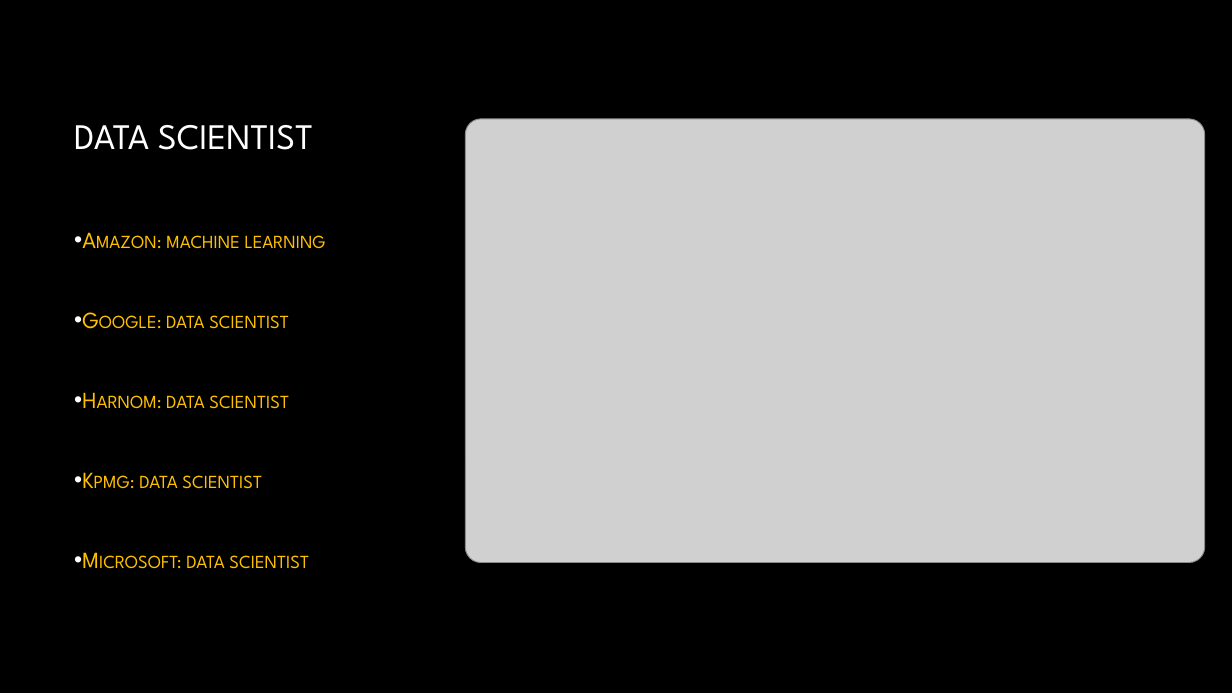
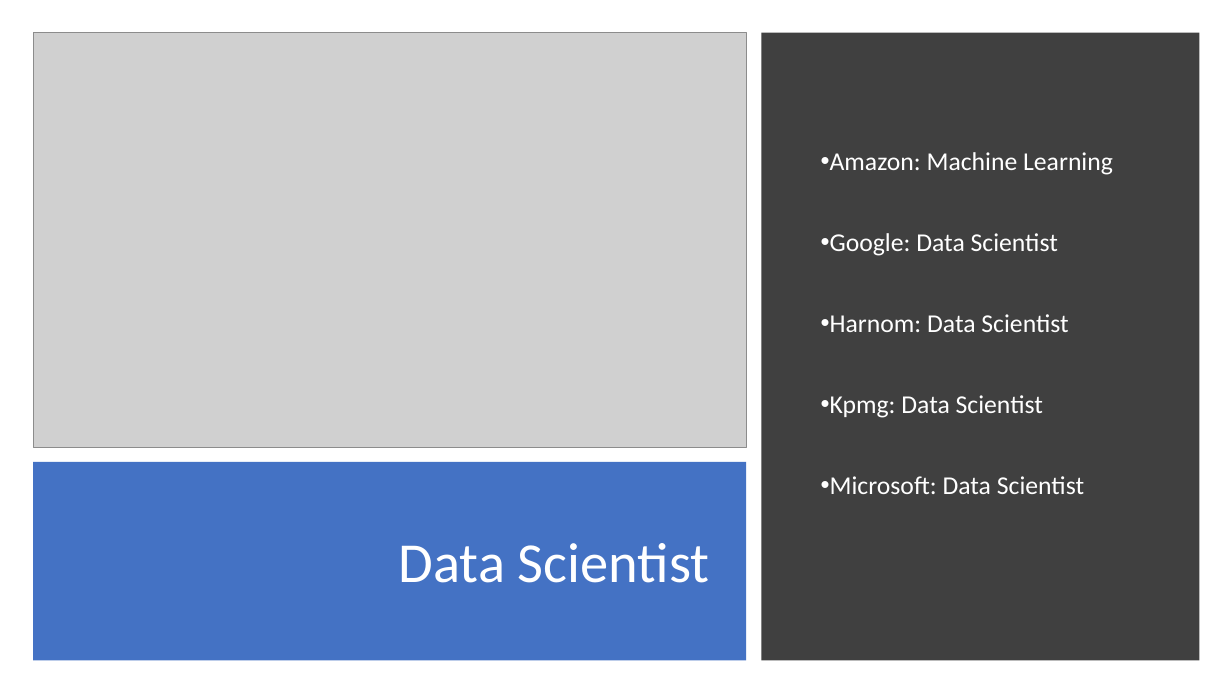
Before and after one commit to hopandskip/Data_Science_Job_Market, a slide deck: slide 3 of PresentationDS.pptx. Drawn at 1232x693 pixels with LibreOffice and Linux fonts; fonts in the diff are those of the drawing; grey boxes stand for pictures; background and template pictures are left out. Boxes give left, top, right and bottom in pixels: in the first picture for what was removed or moved away, otherwise in the second. Text is boxed around its words. In the diff, an @@ line names an element or a change of style, - is before the commit and + after.

Commit message:
powerpoint updates

```diff
--- a/PresentationDS.pptx
+++ b/PresentationDS.pptx
@@ background picture (left out) to #FFFFFF @@
@@ picture added at (33,32,747,447) @@
@@ rectangle added at (762,32,1200,661), fill #404040 @@
@@ picture removed at (466,119,1205,563) @@
@@ text "Amazon: Machine Learning" at (830,152,1113,494): vertical alignment top to middle @@
@@ text at (830,152,1113,494): text changed; size 18 to 20 pt; font League Spartan to Calibri; text colour #FFC000 to #FFFFFF @@
-• Amazon: machine learning
-• Google: data scientist
-• Harnom: data scientist
-• Kpmg: data scientist
-• Microsoft: data scientist
+• Amazon: Machine Learning
+• Google: Data Scientist
+• Harnom: Data Scientist
+• Kpmg: Data Scientist
+• Microsoft: Data Scientist
@@ rectangle added at (33,462,747,661), fill #4472C4 @@
@@ title at (399,543,710,583): text changed; size 28 to 44 pt; font League Spartan to Calibri; text colour gradient #FFFFFF to #A6A6A6 to #FFFFFF @@
-DATA SCIENTIST
+Data Scientist
```
Also in this commit, not shown: 2 other slides changed, 2 slides added.
